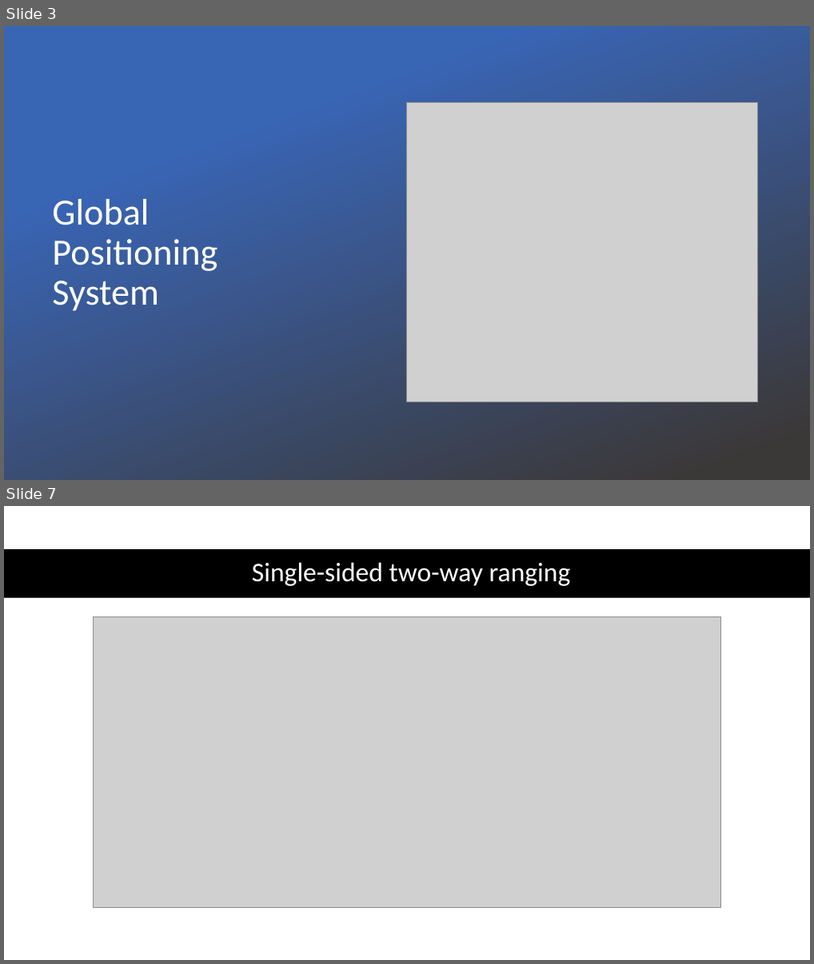
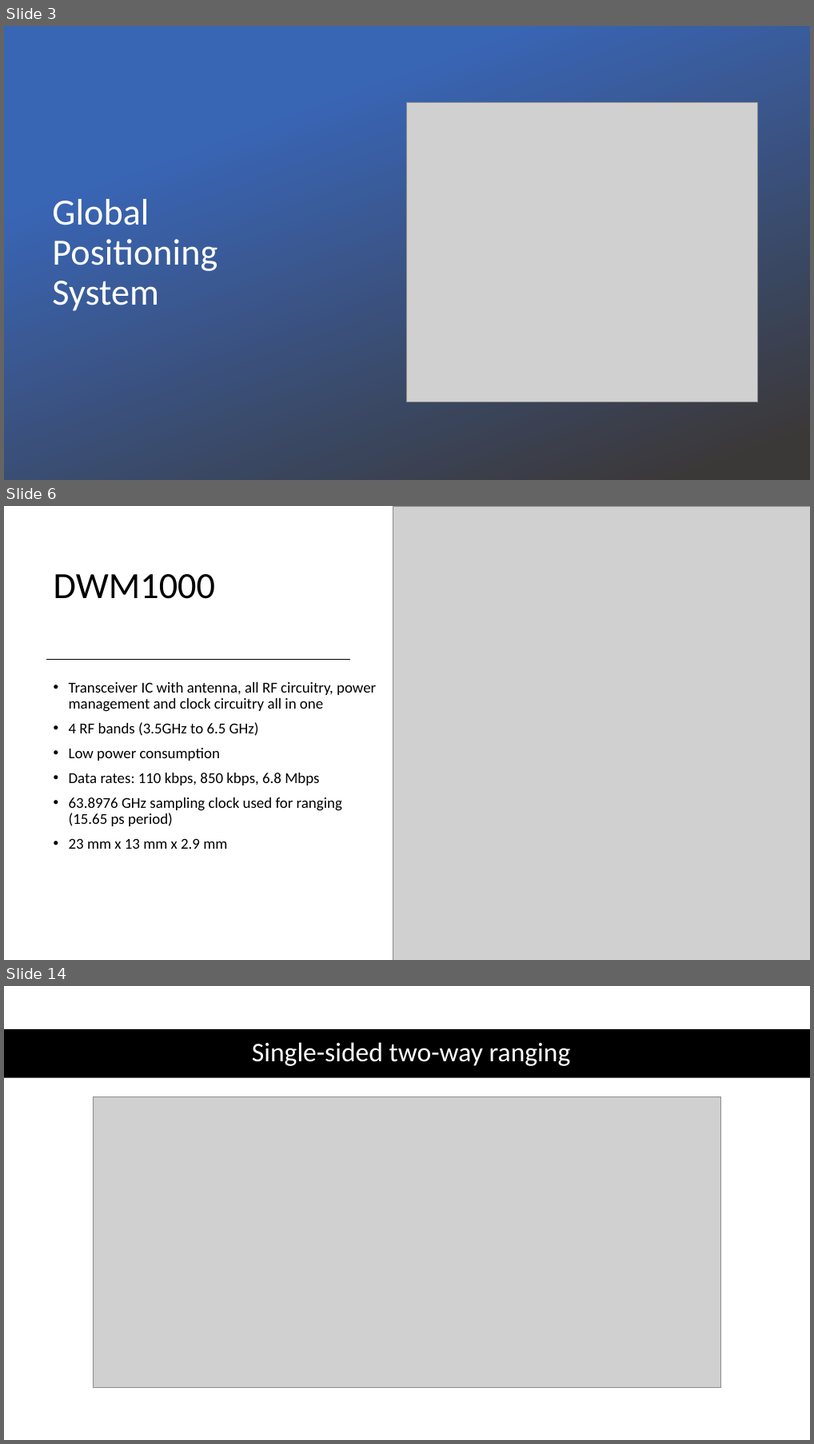
Before and after one commit to raulvel/licenta, a slide deck: Velcherean_Raul_presentation.pptx. Shown one above the other, each under a label of ours: slides 3 and 7 before the commit, slides 3, 6 and 14 after it; the slides between them are not shown. The pictures are 814x964 and 814x1444 pixels, drawn with LibreOffice and Linux fonts; fonts in the diff are those of the drawing; grey boxes stand for pictures; background and template pictures are left out; a plain dark background stands for a picture behind light text. Boxes give left, top, right and bottom in pixels: in the first picture for what was removed or moved away, otherwise in the second. Text is boxed around its words. In the diff, an @@ line names an element or a change of style, - is before the commit and + after.

```diff
--- a/Velcherean_Raul_presentation.pptx
+++ b/Velcherean_Raul_presentation.pptx
@@ slide 6 added at (x1=4, y1=506, x2=810, y2=960), background #FFFFFF @@
@@ picture added at (x1=393, y1=506, x2=810, y2=960) @@
@@ title added at (x1=54, y1=574, x2=215, y2=599), 44 pt, text #000000 @@
+DWM1000
@@ line added from (47, 659) to (350, 659), #000000 1.5 pt @@
@@ text added at (x1=69, y1=682, x2=376, y2=848), 18 pt, text #000000 @@
+• Transceiver IC with antenna, all RF circuitry, power management and clock circuitry all in one
+• 4 RF bands (3.5GHz to 6.5 GHz)
+• Low power consumption
+• Data rates: 110 kbps, 850 kbps, 6.8 Mbps
+• 63.8976 GHz sampling clock used for ranging (15.65 ps period)
+• 23 mm x 13 mm x 2.9 mm
@@ what was slide 7 is now slide 14 @@
```
Also in this commit, not shown: 1 slide changed, 10 other slides added, 1 slide removed.
